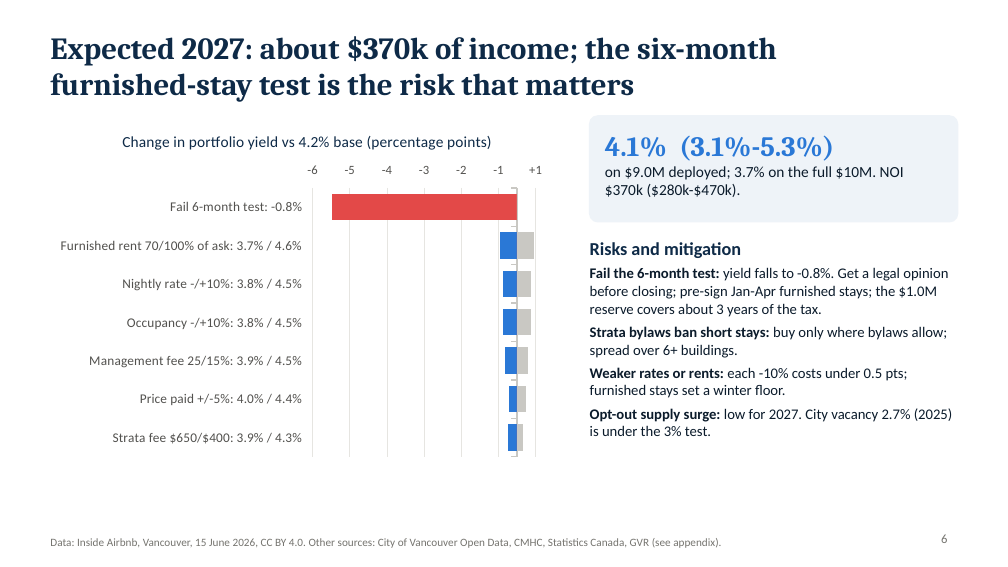
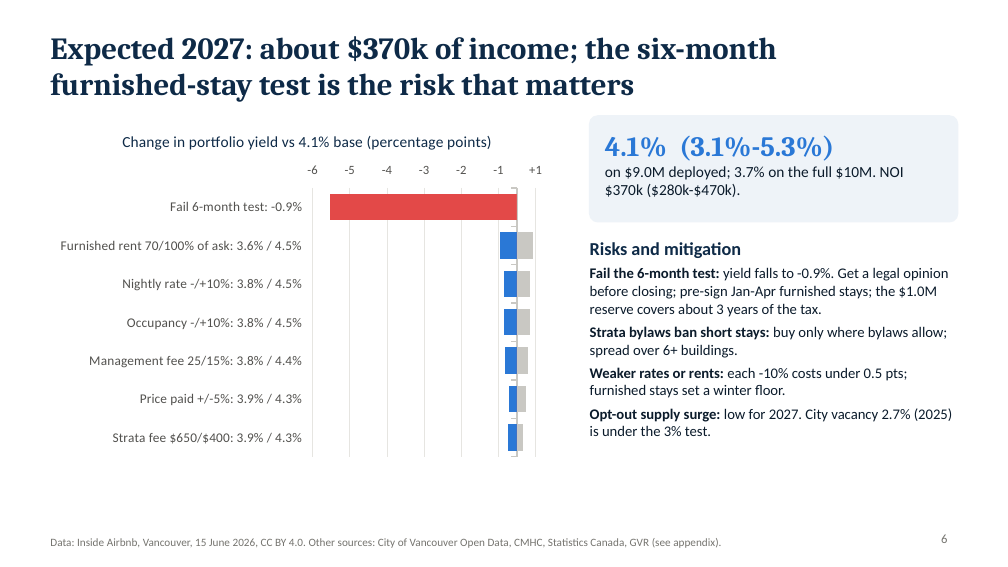
Before and after one commit to alexmdy/datajam2026, a slide deck: slide 6 of deck/DDD_DataJam2026_Pitch.pptx. Drawn at 1008x567 pixels with LibreOffice and Linux fonts; fonts in the diff are those of the drawing. Boxes give left, top, right and bottom in pixels: in the first picture for what was removed or moved away, otherwise in the second. Text is boxed around its words. In the diff, an @@ line names an element or a change of style, - is before the commit and + after.

```diff
--- a/deck/DDD_DataJam2026_Pitch.pptx
+++ b/deck/DDD_DataJam2026_Pitch.pptx
@@ bar stacked chart at bbox=[50, 116, 564, 464] @@
@@ title "Change in portfolio yield vs 4.2% base (percentage points)" to "Change in portfolio yield vs 4.1% base (percentage points)" @@
-categories: Fail 6-month test: -0.8%, Furnished rent 70/100% of ask: 3.7% / 4.6%, Nightly rate -/+10%: 3.8% / 4.5%, Occupancy -/+10%: 3.8% / 4.5%, Management fee 25/15%: 3.9% / 4.5%, Price paid +/-5%: 4.0% / 4.4%, Strata fee $650/$400: 3.9% / 4.3%
+categories: Fail 6-month test: -0.9%, Furnished rent 70/100% of ask: 3.6% / 4.5%, Nightly rate -/+10%: 3.8% / 4.5%, Occupancy -/+10%: 3.8% / 4.5%, Management fee 25/15%: 3.8% / 4.4%, Price paid +/-5%: 3.9% / 4.3%, Strata fee $650/$400: 3.9% / 4.3%
-Series 3: 0, 0.5, 0.4, 0.4, 0.3, 0.2, 0.2
+Series 3: 0, 0.4, 0.4, 0.4, 0.3, 0.2, 0.2
@@ text at bbox=[590, 267, 948, 317]: text changed @@
-Fail the 6-month test: yield falls to -0.8%. Get a legal opinion before closing; pre-sign Jan-Apr furnished stays; the $1.0M reserve covers about 3 years of the tax.
+Fail the 6-month test: yield falls to -0.9%. Get a legal opinion before closing; pre-sign Jan-Apr furnished stays; the $1.0M reserve covers about 3 years of the tax.
```
Also in this commit, not shown: 7 other slides changed, 3 other files.
